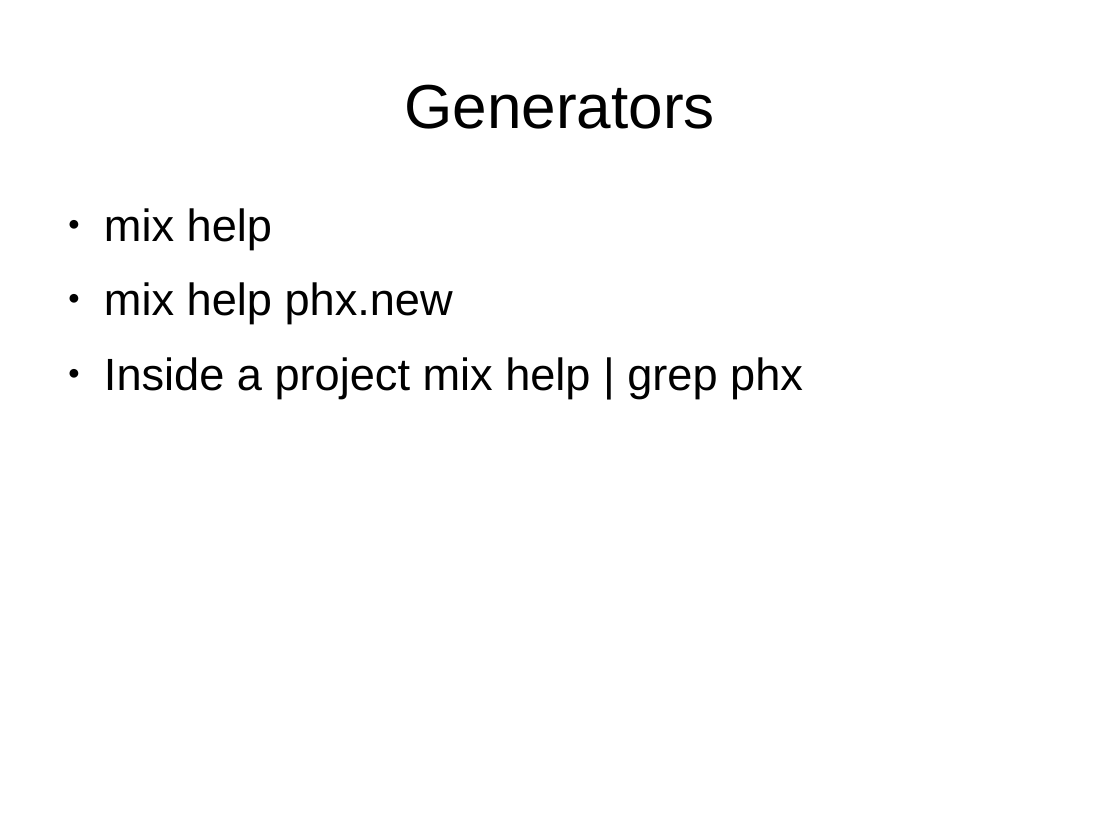
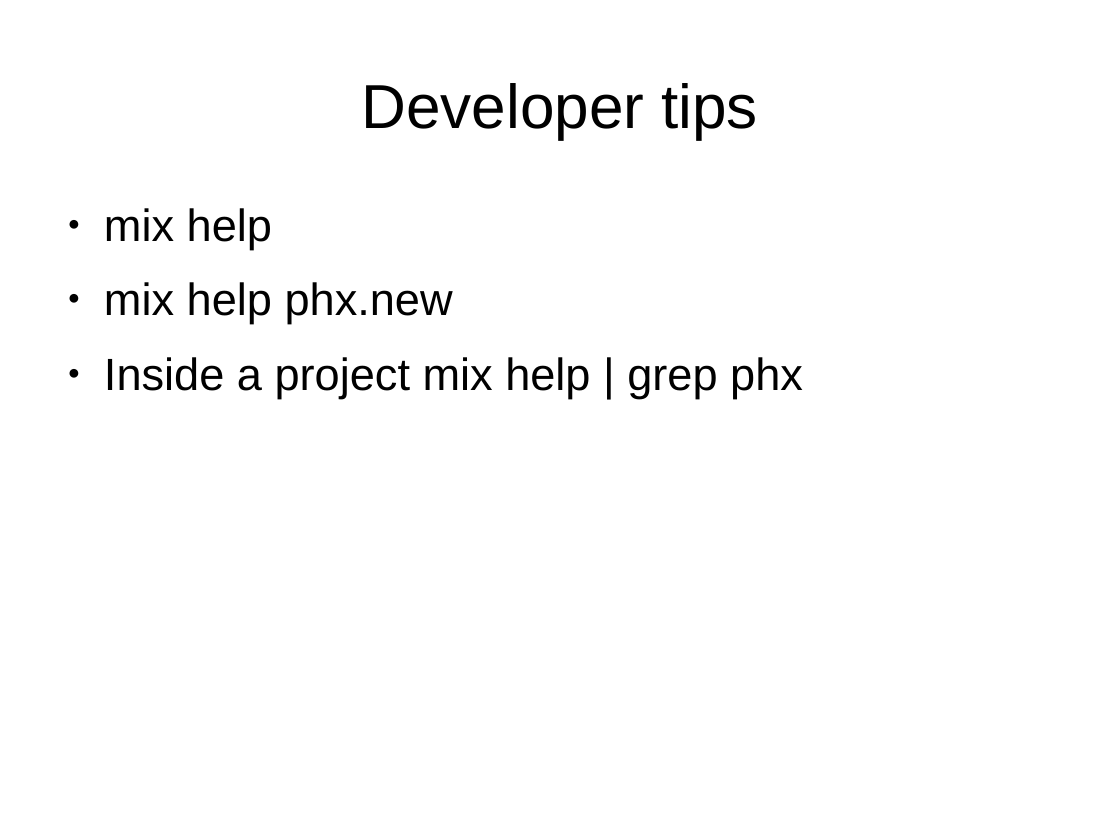
Before and after one commit to ramortegui/talks, a slide deck: slide 20 of odps/working_with_phoenix.odp (slide 7 before the commit). Drawn at 1120x840 pixels with LibreOffice and Linux fonts; fonts in the diff are those of the drawing. Boxes give left, top, right and bottom in pixels: in the first picture for what was removed or moved away, otherwise in the second. Text is boxed around its words. In the diff, an @@ line names an element or a change of style, - is before the commit and + after.

```diff
--- a/odps/working_with_phoenix.odp
+++ b/odps/working_with_phoenix.odp
@@ title at [361,83,758,139]: text changed @@
-Generators
+Developer tips
```
Also in this commit, not shown: 7 other slides changed, 22 slides added, 1 slide removed.
